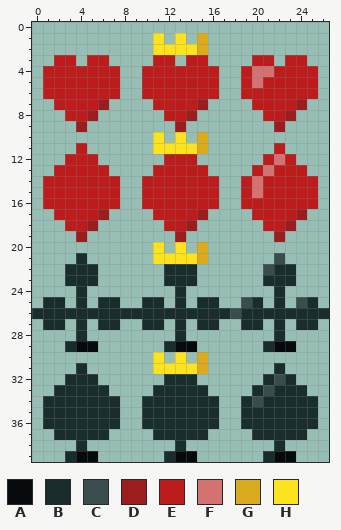
Pixel-art sprite -- resources/card_colors.png. Above is the file before it was changed.
The file is 27x40 pixels.
Palette (. is transparent): A #060a0d  B #1a2d2d  C #3a4d4d  D #9c1d1d  E #bd1c1c  F #d47171  G #daab1e  H #fde31e
Pixels before, first column x 0:
 1 ...........H.H.G...........
 2 ...........HHHHG...........
 3 ..EE.EE....EE.EE....EE.EE..
 4 .EEEEEEE..EEEEEEE..EFFEEEE.
 5 .EEEEEEE..EEEEEEE..EFEEEEE.
 6 .EEEEEEE..EEEEEEE..EEEEEEE.
 7 ..EEEED....EEEED....EEEED..
 8 ...EED......EED......EED...
 9 ....D........D........D....
10 ...........H.H.G...........
11 ....E......HHHHG......E....
12 ...EEE......EEE......EFE...
13 ..EEEEE....EEEEE....EFEEE..
14 .EEEEEEE..EEEEEEE..EFEEEEE.
15 .EEEEEEE..EEEEEEE..EFEEEEE.
16 .EEEEEEE..EEEEEEE..EEEEEEE.
17 ..EEEED....EEEED....EEEED..
18 ...EED......EED......EED...
19 ....D........D........D....
20 ...........H.H.G...........
21 ....B......HHHHG......C....
22 ...BBB......BBB......CBB...
23 ...BBB......BBB......BBB...
24 ....B........B........B....
25 .BB.B.BB..BB.B.BB..CB.B.CB.
26 BBBBBBBBBBBBBBBBBBCBBBBBBBB
27 .BB.B.BB..BB.B.BB..BB.B.BB.
28 ....B........B........B....
29 ...BAA......BAA......BAA...
30 ...........H.H.G...........
31 ....B......HHHHG......B....
32 ...BBB......BBB......BCB...
33 ..BBBBB....BBBBB....BCBBB..
34 .BBBBBBB..BBBBBBB..BCBBBBB.
35 .BBBBBBB..BBBBBBB..BBBBBBB.
36 .BBBBBBB..BBBBBBB..BBBBBBB.
37 ..BBBBB....BBBBB....BBBBB..
38 ....B........B........B....
39 ...BAA......BAA......BAA...
The result:
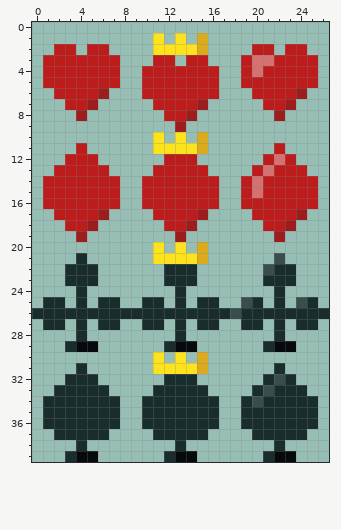
Message: :sparkles: Card rendering
What changed:
The edit turns colour E into colour D in row 6 at x 6 and 24; in row 7 at x 5 and 23; in row 8 at x 4 and 22.
There is now colour E in row 2 at x 2 to 3, 5 to 6, 20 to 21 and 23 to 24; in row 3 at x 1, 4, 7, 19, 22 and 25.
The edit turns colour F into colour E in row 4 at x 21; in row 5 at x 20.
The edit turns colour E into colour F in row 3 at x 20 to 21.
Colour D is gone in row 7 at x 6 and 24; in row 8 at x 5 and 23; in row 9 at x 4 and 22.
Colour E is gone in row 6 at x 1, 7, 19 and 25; in row 7 at x 2 and 20; in row 8 at x 3 and 21.
